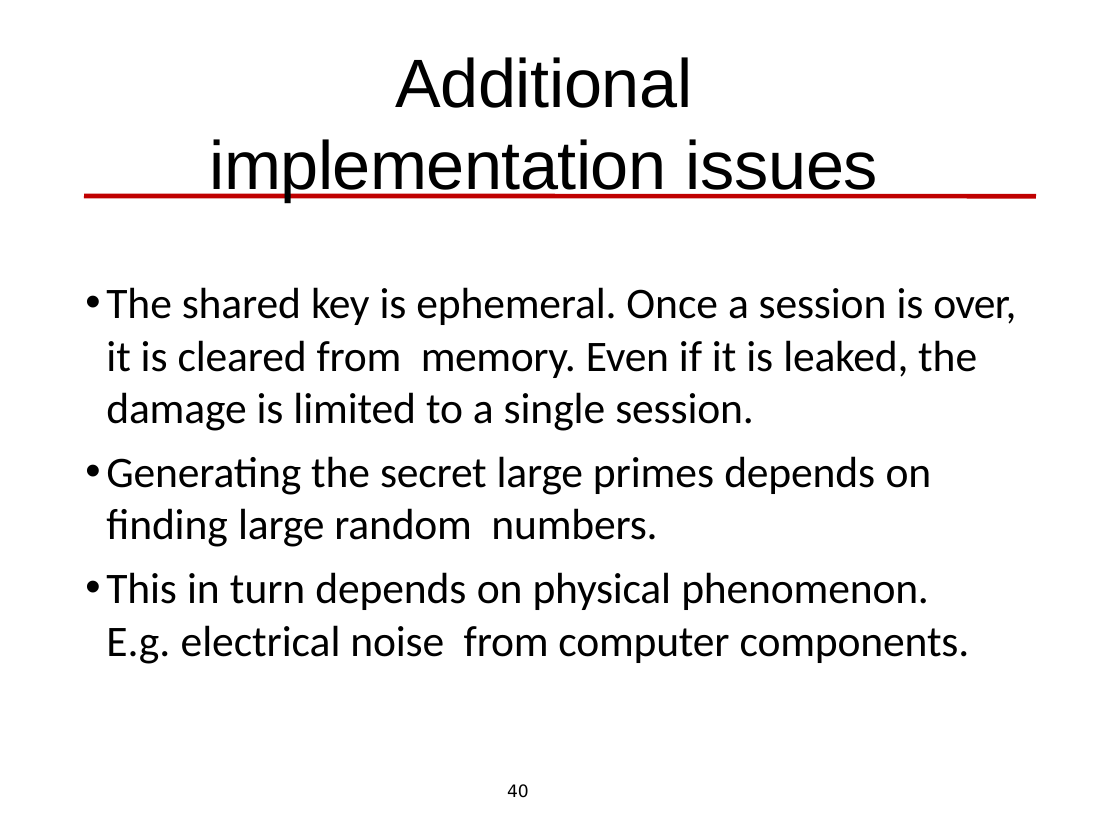
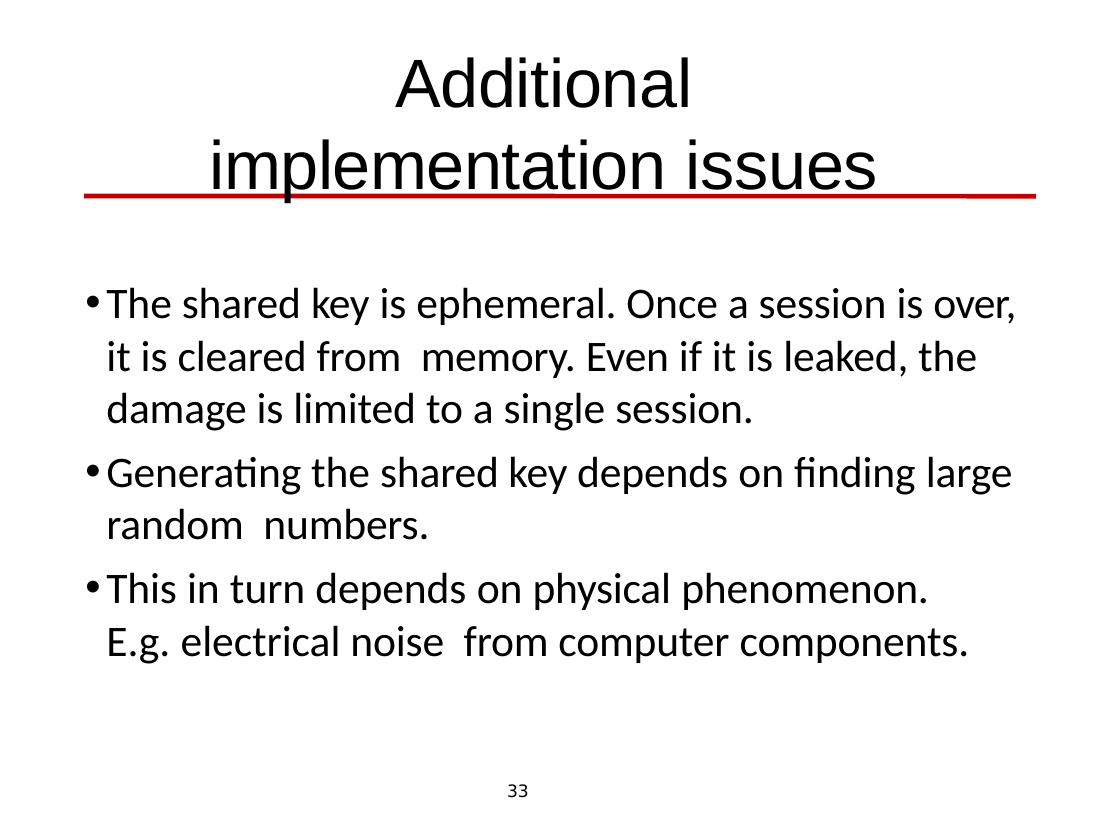
Before and after one commit to len-bass/architecture-design, a slide deck: slide 33 of security.pptx (slide 40 before the commit). Drawn at 1120x840 pixels with LibreOffice and Linux fonts; fonts in the diff are those of the drawing; background and template pictures are left out. Boxes give left, top, right and bottom in pixels: in the first picture for what was removed or moved away, otherwise in the second. Text is boxed around its words. In the diff, an @@ line names an element or a change of style, - is before the commit and + after.

```diff
--- a/security.pptx
+++ b/security.pptx
@@ text at [106,456,1012,540]: text changed @@
-• Generating the secret large primes depends on finding large random numbers.
+• Generating the shared key depends on finding large random numbers.
@@ page number at [507,784,529,798]: text changed @@
-40
+33
```
Also in this commit, not shown: 17 other slides changed, 8 slides added, 7 slides removed, 7 other files.
